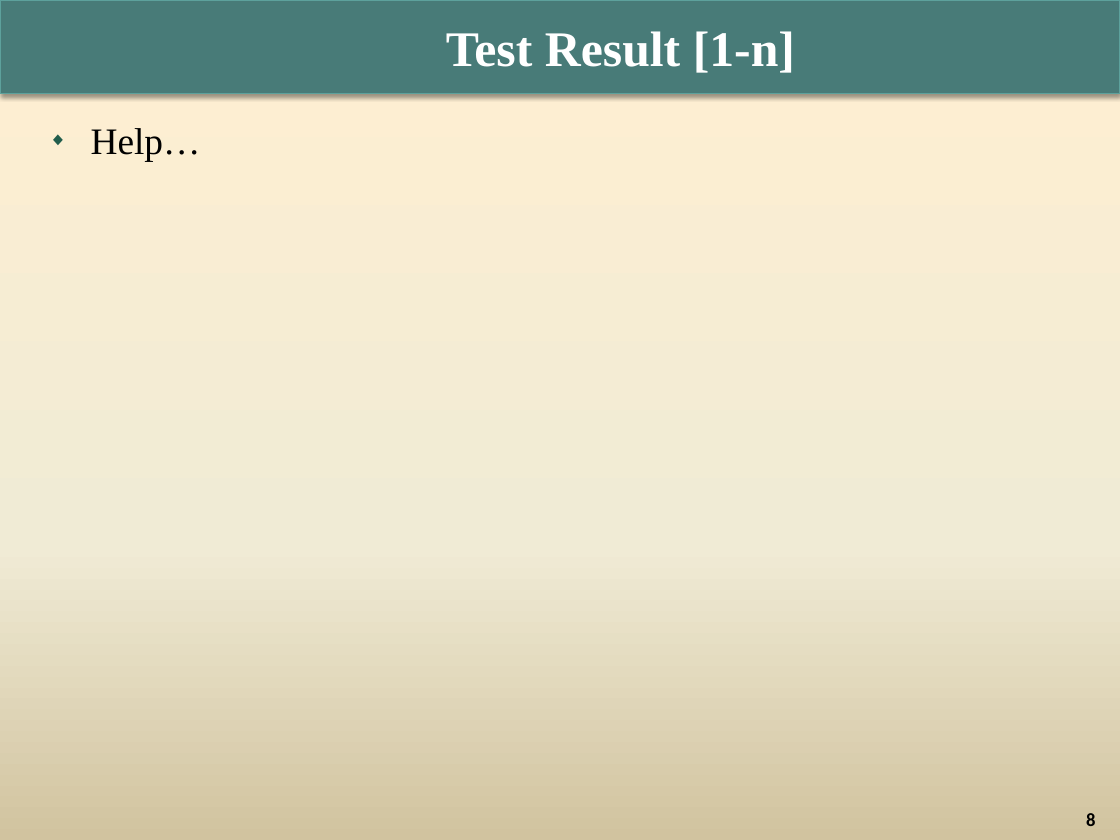
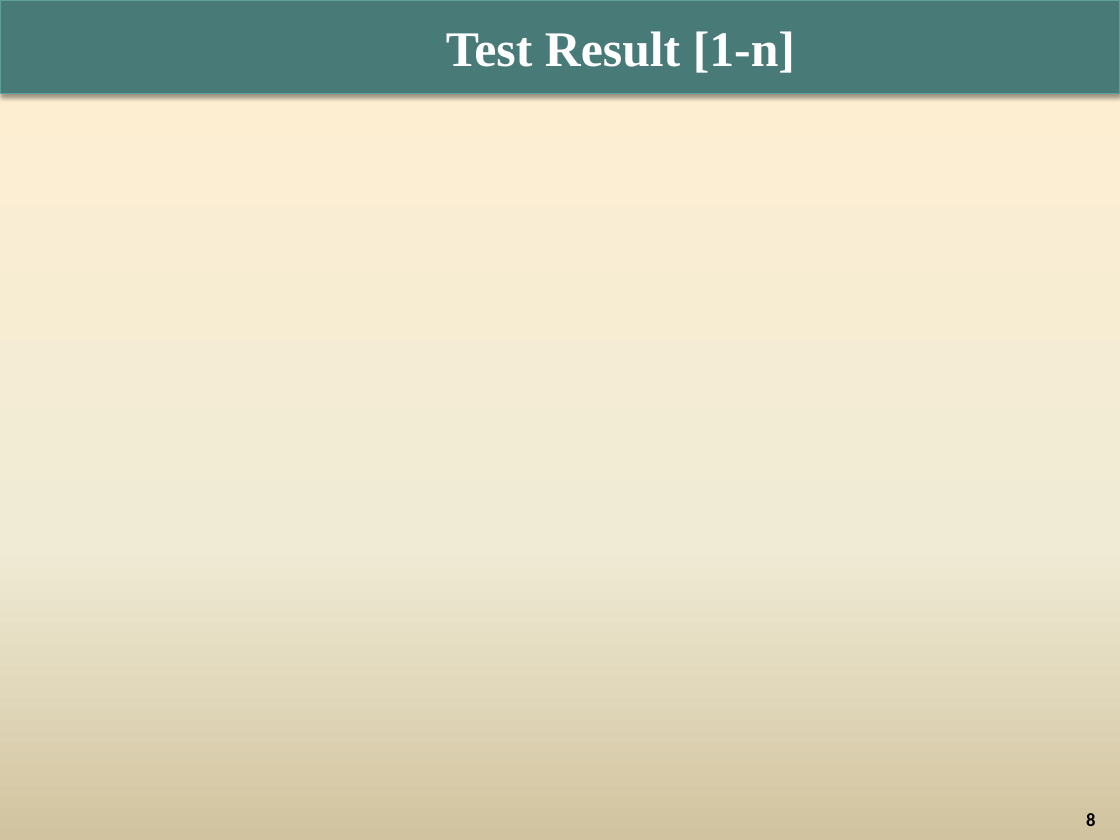
Before and after one commit to lety20391/Project4, a slide deck: slide 8 of G2_T11707E0_Project_Report.pptx. Drawn at 1120x840 pixels with LibreOffice and Linux fonts; fonts in the diff are those of the drawing; background and template pictures are left out. Boxes give left, top, right and bottom in pixels: in the first picture for what was removed or moved away, otherwise in the second. Text is boxed around its words. In the diff, an @@ line names an element or a change of style, - is before the commit and + after.

```diff
--- a/G2_T11707E0_Project_Report.pptx
+++ b/G2_T11707E0_Project_Report.pptx
@@ text removed at bbox=[91, 128, 201, 162] @@
-◆ Help…
```
Also in this commit, not shown: 4 other slides changed, 4 other files.
